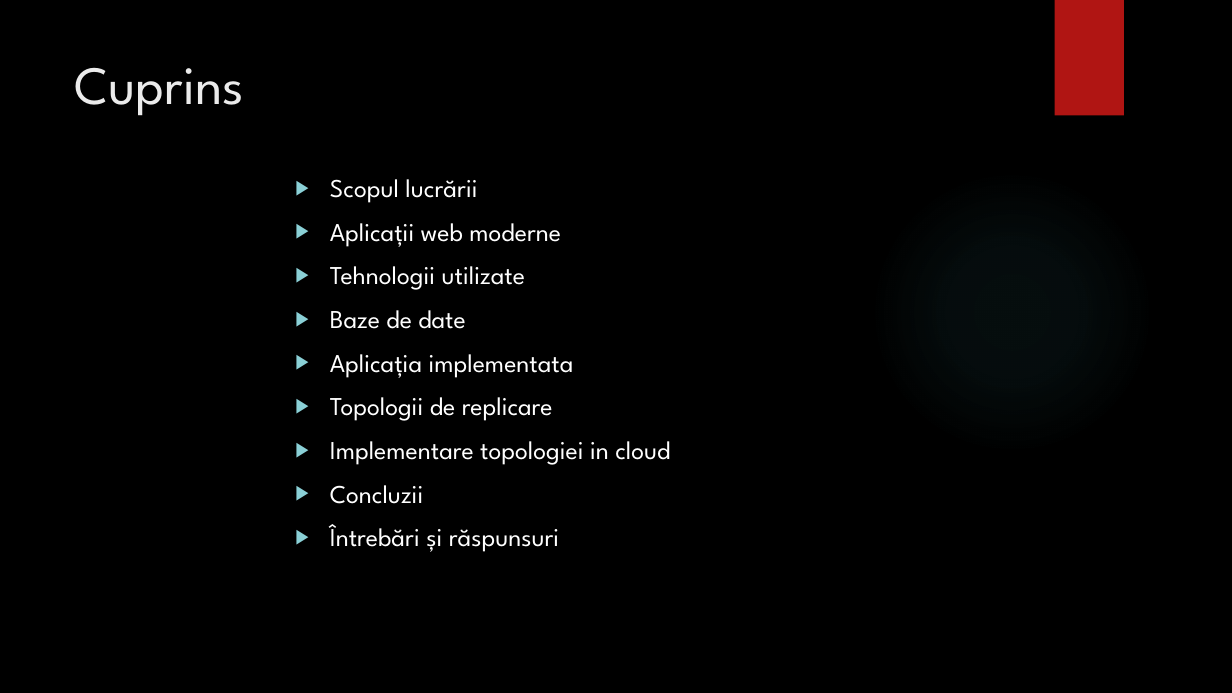
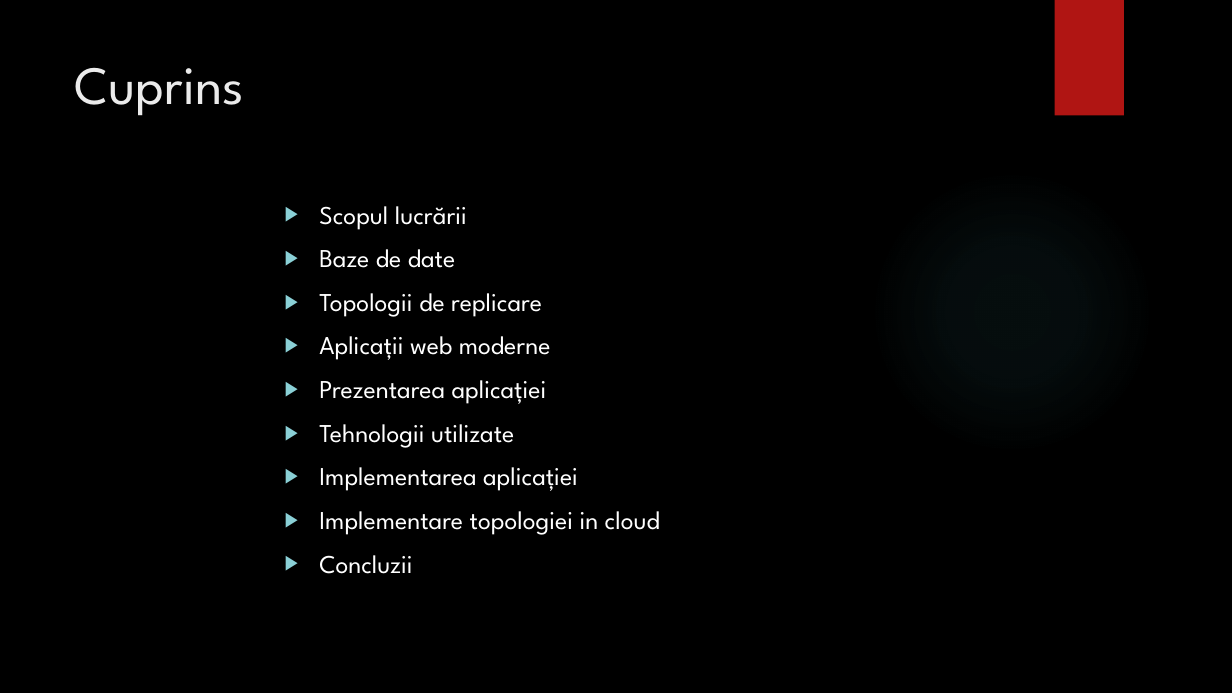
Before and after one commit to bogdanmatra/stoma, a slide deck: slide 2 of documentation/Prezentare_Licenta_Matragociu_Bogdan.pptx. Drawn at 1232x693 pixels with LibreOffice and Linux fonts; fonts in the diff are those of the drawing; background and template pictures are left out. Boxes give left, top, right and bottom in pixels: in the first picture for what was removed or moved away, otherwise in the second. Text is boxed around its words. In the diff, an @@ line names an element or a change of style, - is before the commit and + after.

```diff
--- a/documentation/Prezentare_Licenta_Matragociu_Bogdan.pptx
+++ b/documentation/Prezentare_Licenta_Matragociu_Bogdan.pptx
@@ text "Scopul lucrării" moved from (x1=330, y1=179, x2=670, y2=552) to (x1=319, y1=206, x2=660, y2=574) @@
@@ text at (x1=319, y1=249, x2=542, y2=317): paragraphs added @@
+▶ Baze de date
+▶ Topologii de replicare
@@ text at (x1=319, y1=380, x2=547, y2=404): paragraph added @@
+▶ Prezentarea aplicației
@@ text at (x1=319, y1=467, x2=578, y2=491): text changed @@
-▶ Baze de date
-▶ Aplicația implementata
-▶ Topologii de replicare
+▶ Implementarea aplicației
@@ text at (x1=330, y1=524, x2=559, y2=552): paragraph removed @@
-▶ Întrebări și răspunsuri
```
Also in this commit, not shown: 8 other slides changed, 4 slides added, 2 slides removed, 1 other file.
